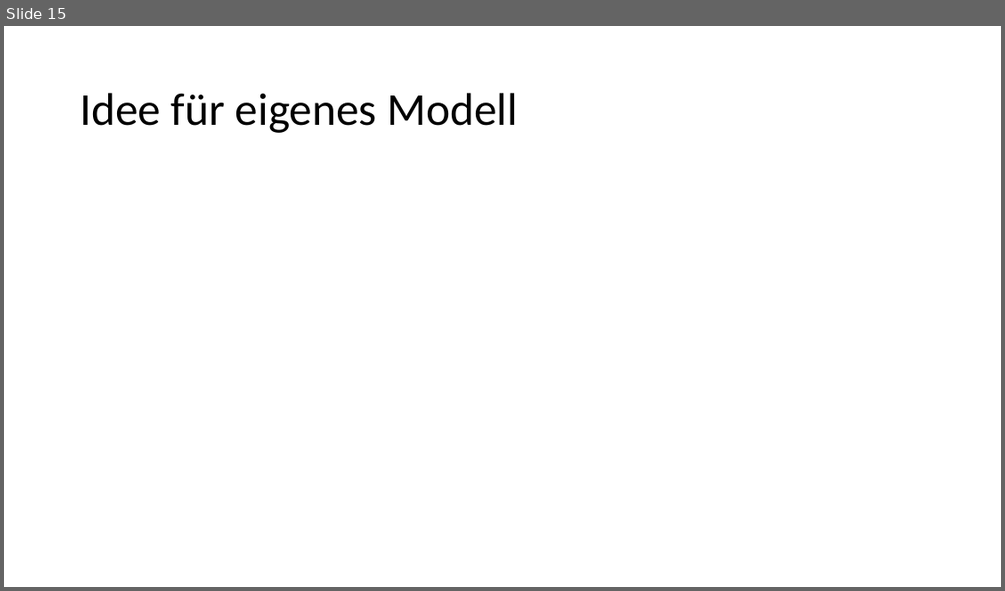
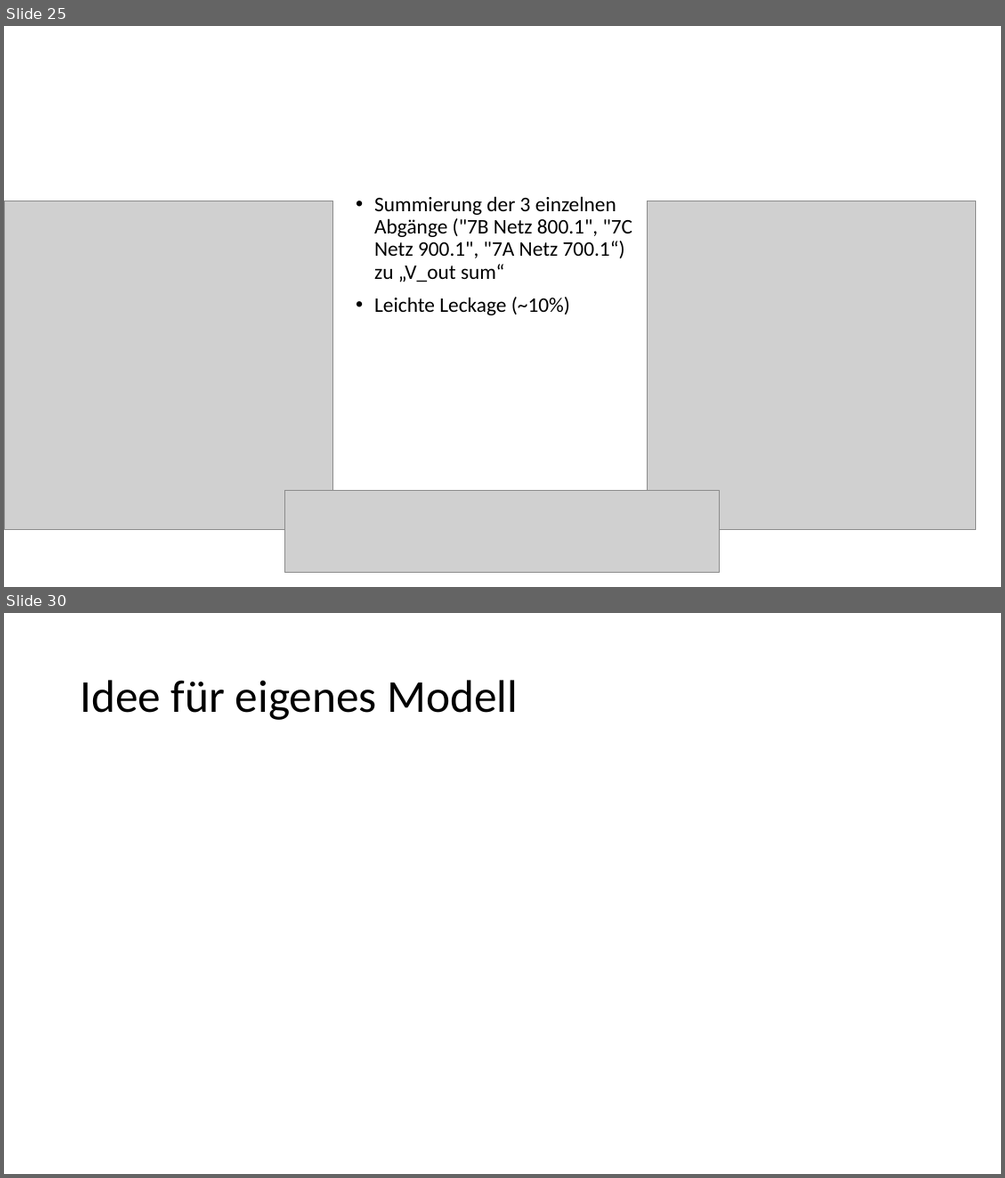
Before and after one commit to jnicklau/APS, a slide deck: kompressordaten/DATEN Fondium Überblick.pptx. Shown one above the other, each under a label of ours: slide 15 before the commit, slides 25 and 30 after it; the slides between them are not shown. The pictures are 1005x591 and 1005x1178 pixels, drawn with LibreOffice and Linux fonts; fonts in the diff are those of the drawing; grey boxes stand for pictures. Boxes give left, top, right and bottom in pixels: in the first picture for what was removed or moved away, otherwise in the second. Text is boxed around its words. In the diff, an @@ line names an element or a change of style, - is before the commit and + after.

```diff
--- a/kompressordaten/DATEN Fondium Überblick.pptx
+++ b/kompressordaten/DATEN Fondium Überblick.pptx
@@ slide 25 added at (4, 26, 1001, 587), background #FFFFFF @@
@@ picture added at (4, 201, 333, 530) @@
@@ text added at (374, 196, 633, 315), 20 pt, text #000000 @@
+• Summierung der 3 einzelnen Abgänge ("7B Netz 800.1", "7C Netz 900.1", "7A Netz 700.1“)
+  zu „V_out sum“
+• Leichte Leckage (~10%)
@@ picture added at (647, 201, 976, 530) @@
@@ picture added at (285, 491, 720, 572) @@
@@ what was slide 15 is now slide 30 @@
```
Also in this commit, not shown: 14 other slides added, 14 other files.
